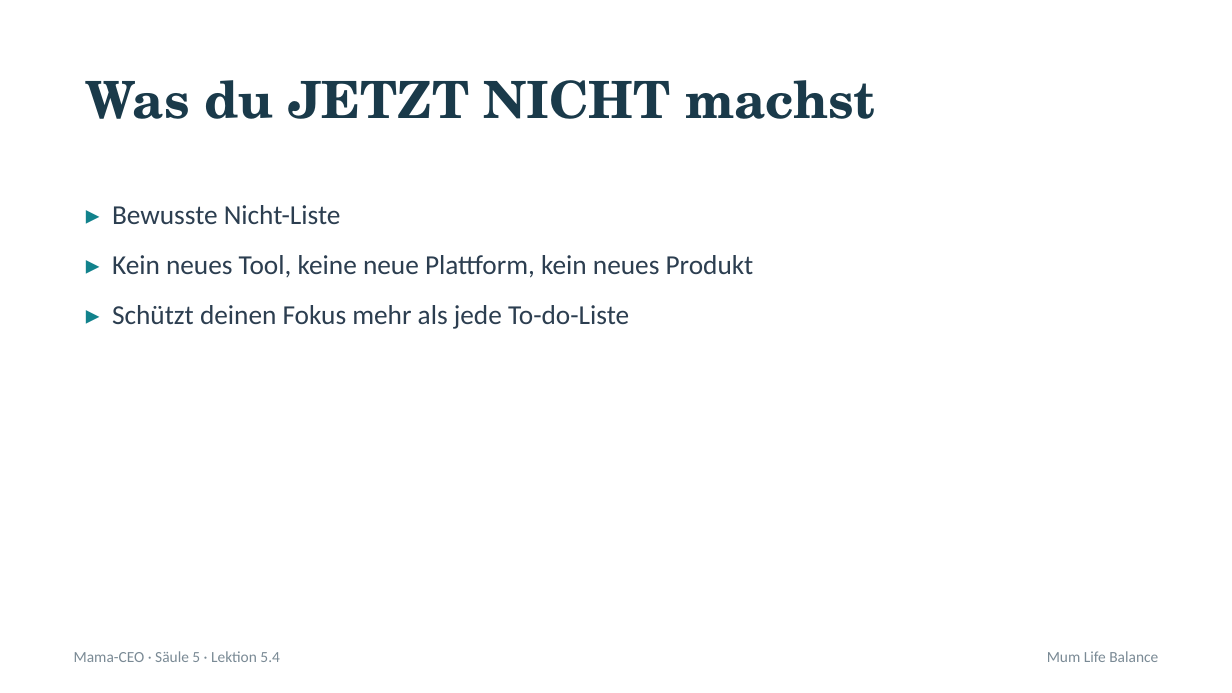
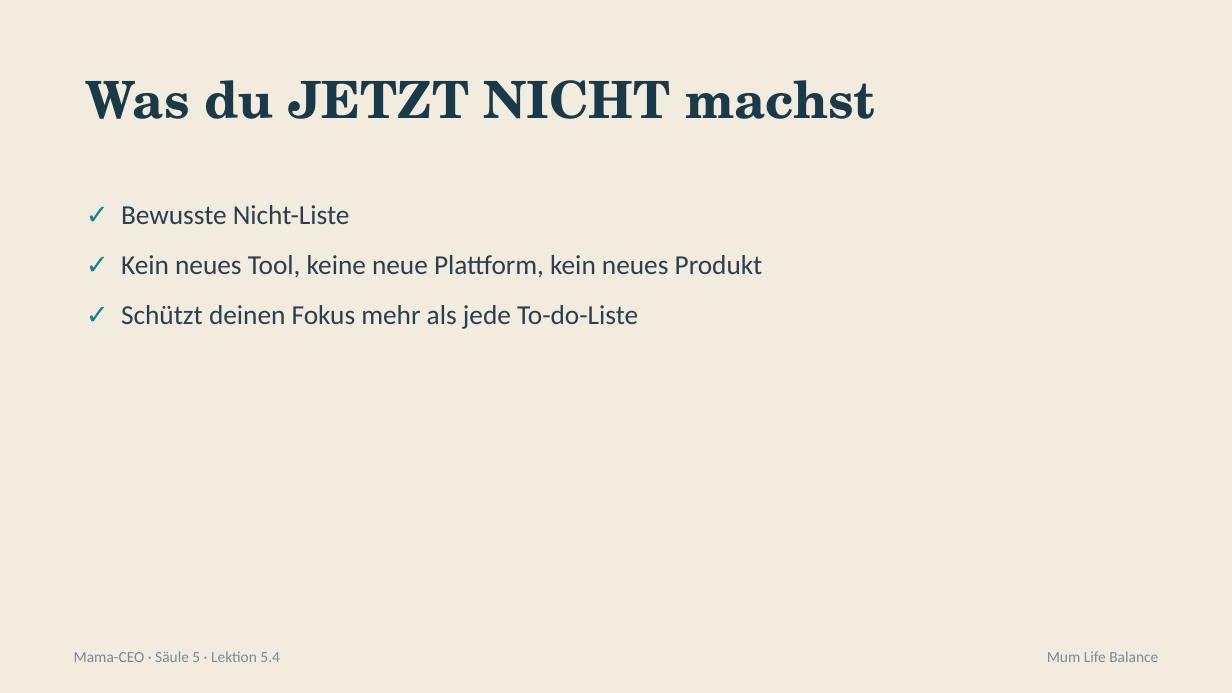
Before and after one commit to pnulmann-hue/mumlifebalance-workspace, a slide deck: slide 4 of outputs/produkte/mama-ceo/03-praesentationen/saeule-5/04-lektion-5-4.pptx. Drawn at 1232x693 pixels with LibreOffice and Linux fonts; fonts in the diff are those of the drawing. Boxes give left, top, right and bottom in pixels: in the first picture for what was removed or moved away, otherwise in the second. Text is boxed around its words. In the diff, an @@ line names an element or a change of style, - is before the commit and + after.

```diff
--- a/outputs/produkte/mama-ceo/03-praesentationen/saeule-5/04-lektion-5-4.pptx
+++ b/outputs/produkte/mama-ceo/03-praesentationen/saeule-5/04-lektion-5-4.pptx
@@ background #FFFFFF to #F1ECDD @@
@@ text at [121,205,763,329]: text changed @@
-▸ Bewusste Nicht-Liste
-▸ Kein neues Tool, keine neue Plattform, kein neues Produkt
-▸ Schützt deinen Fokus mehr als jede To-do-Liste
+✓ Bewusste Nicht-Liste
+✓ Kein neues Tool, keine neue Plattform, kein neues Produkt
+✓ Schützt deinen Fokus mehr als jede To-do-Liste
```
Also in this commit, not shown: 9 other slides changed, 13 other files.
